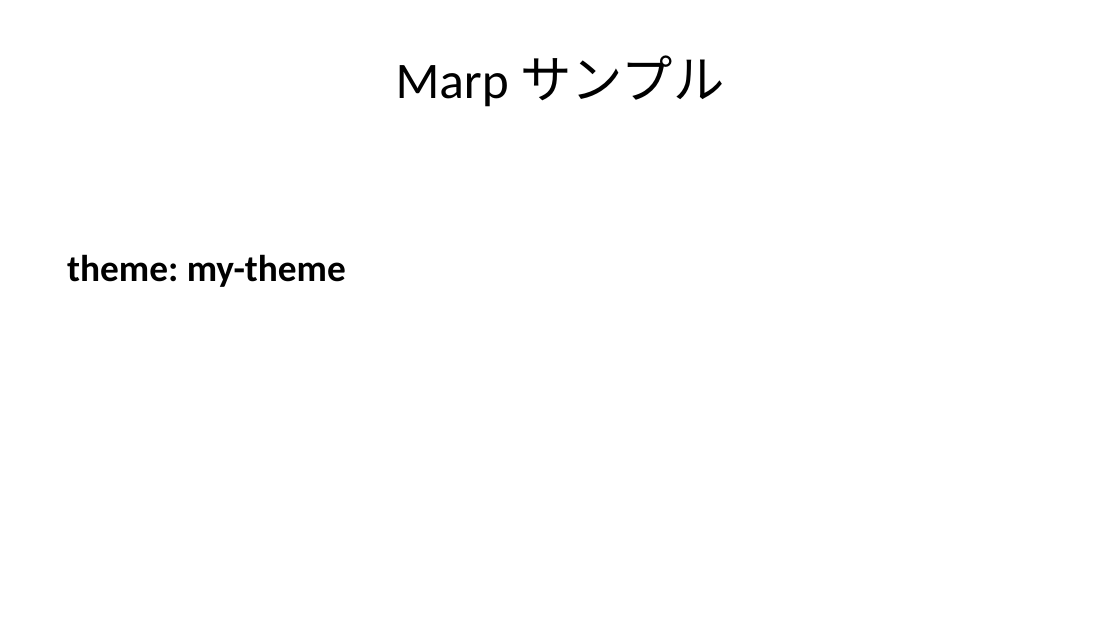
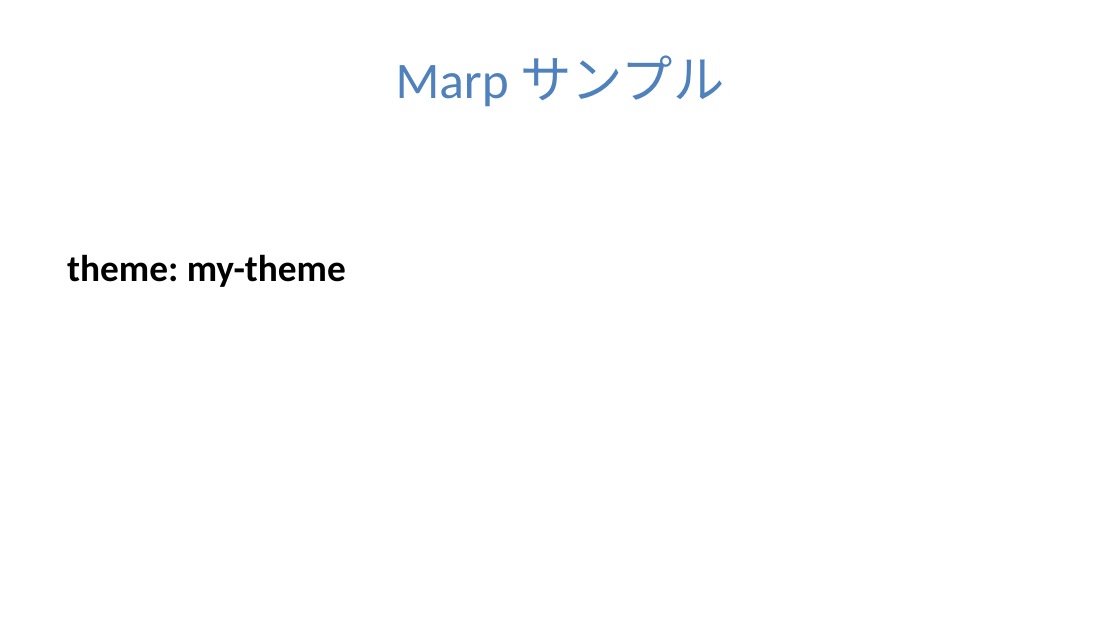
Before and after one commit to sdkn104/misc, a slide deck: slide 1 of Comp/OutPPTX/marp.pptx. Drawn at 1120x630 pixels with LibreOffice and Linux fonts; fonts in the diff are those of the drawing. Boxes give left, top, right and bottom in pixels: in the first picture for what was removed or moved away, otherwise in the second. Text is boxed around its words. In the diff, an @@ line names an element or a change of style, - is before the commit and + after.

```diff
--- a/Comp/OutPPTX/marp.pptx
+++ b/Comp/OutPPTX/marp.pptx
@@ title "Marp サンプル" at (396,55,725,107): text colour #000000 to #4F81BD @@
```
Also in this commit, not shown: 1 other slide changed, 5 other files.
